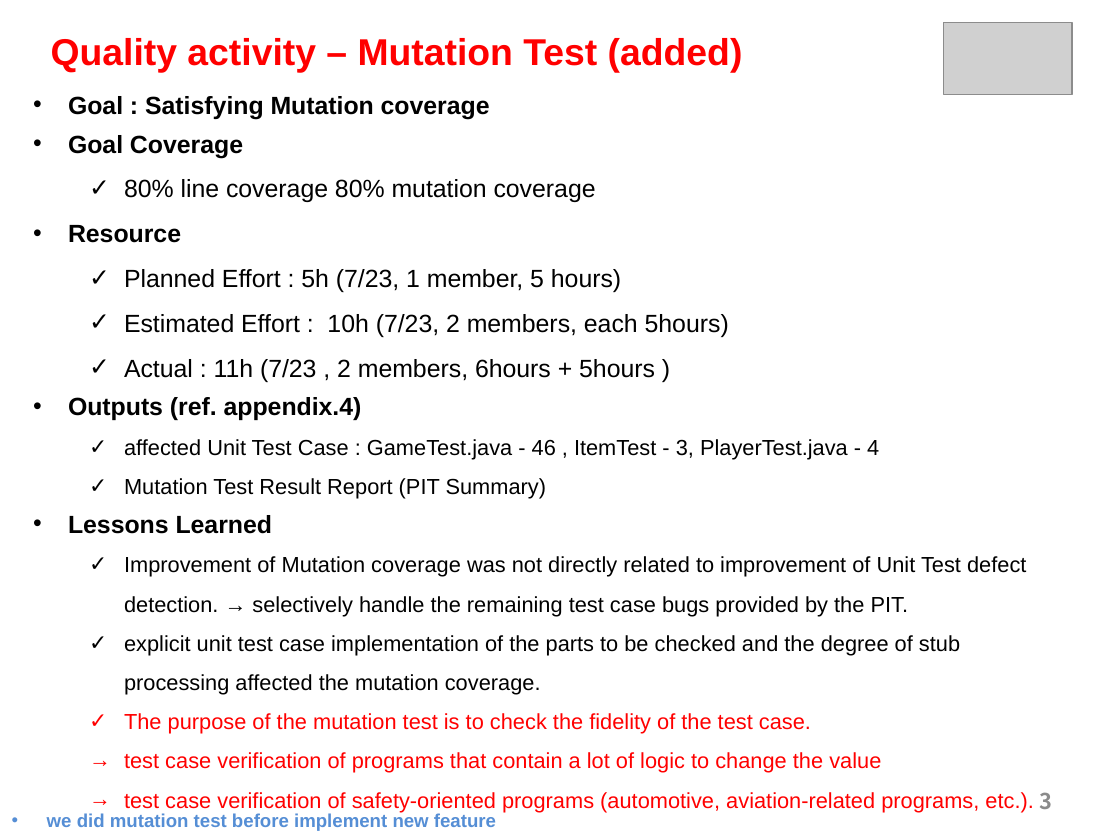
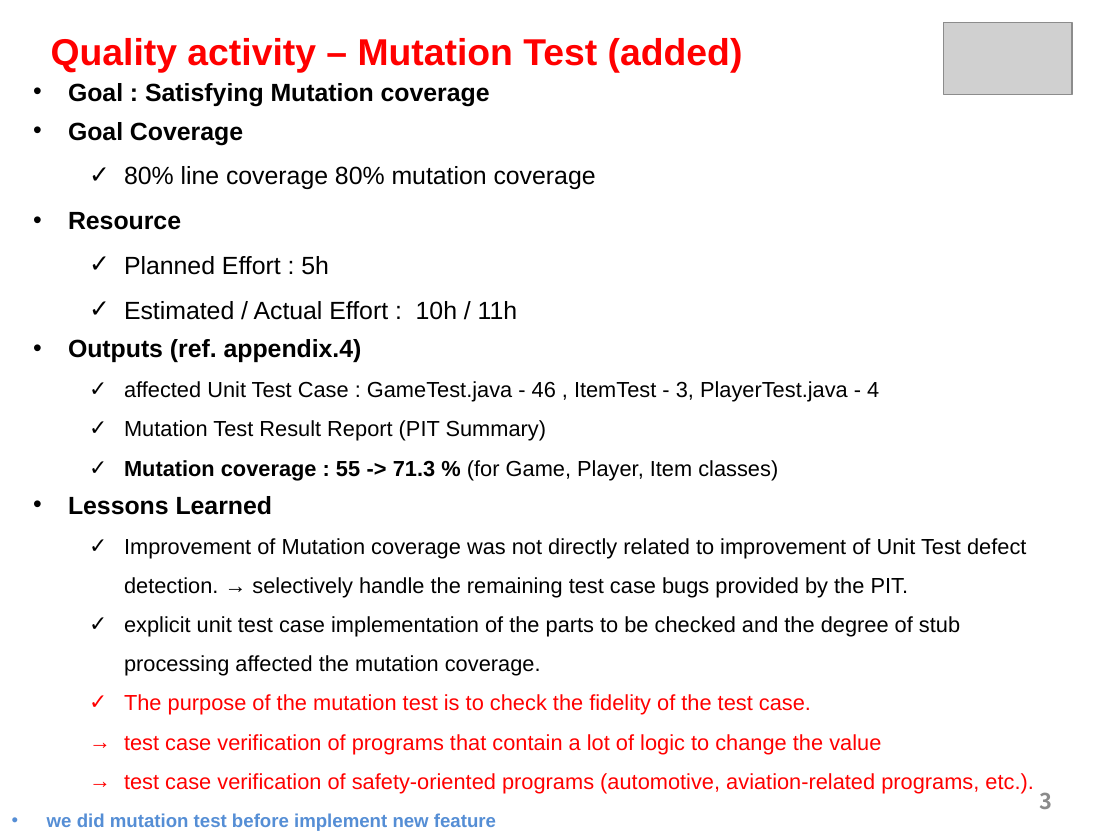
Before and after one commit to sunghochin/share_doc, a slide deck: slide 3 of final-presentation/bts_final-presentaion_0801_draft3_HY.pptx. Drawn at 1120x840 pixels with LibreOffice and Linux fonts; fonts in the diff are those of the drawing; grey boxes stand for pictures. Boxes give left, top, right and bottom in pixels: in the first picture for what was removed or moved away, otherwise in the second. Text is boxed around its words. In the diff, an @@ line names an element or a change of style, - is before the commit and + after.

Commit message:
modify presentation files and Lesson Learned

```diff
--- a/final-presentation/bts_final-presentaion_0801_draft3_HY.pptx
+++ b/final-presentation/bts_final-presentaion_0801_draft3_HY.pptx
@@ text "Goal : Satisfying Mutation coverage": place and size @@
-text "Goal : Satisfying Mutation coverage" at box(68, 96, 1033, 812)
+text "Goal : Satisfying Mutation coverage" at box(68, 83, 1033, 794)
@@ text at box(124, 256, 518, 320): text changed @@
-  ✓ Planned Effort : 5h (7/23, 1 member, 5 hours)
-  ✓ Estimated Effort : 10h (7/23, 2 members, each 5hours)
-  ✓ Actual : 11h (7/23 , 2 members, 6hours + 5hours )
+  ✓ Planned Effort : 5h
+  ✓ Estimated / Actual Effort : 10h / 11h
@@ text at box(124, 460, 778, 480): paragraph added @@
+  ✓ Mutation coverage : 55 -> 71.3 % (for Game, Player, Item classes)
```
Also in this commit, not shown: 1 other slide changed, 1 slide added.
